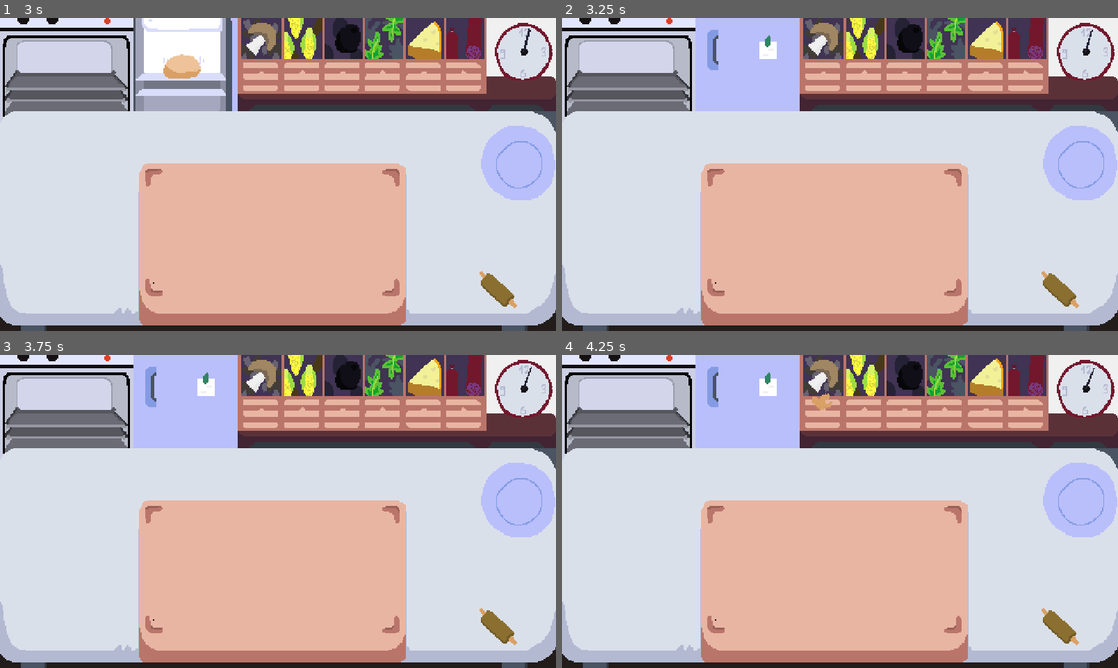
Above: before the commit, frames 1-4 (two rows, left to right).
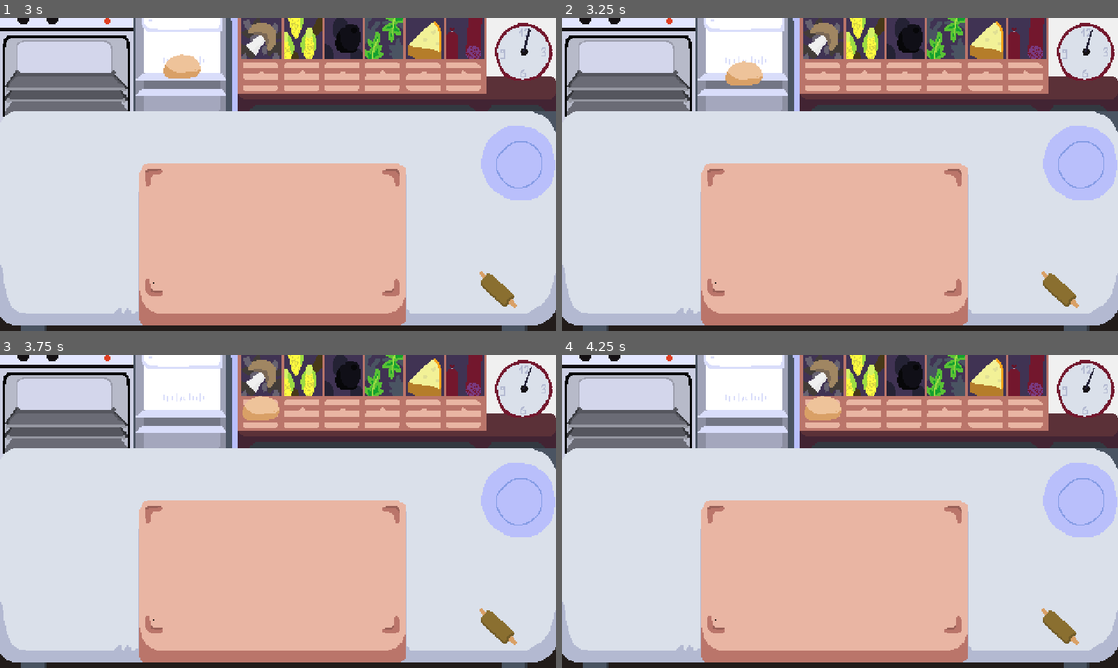
Above: after the commit, the same moments.

Repository: martindzejky/pizza-game
Game: Godot game, scene res://scenes/start.tscn
The game is run twice, just before and just after one commit, with the same random seed, the same clock (stepped at 60 frames per second) and the same inputs.
Inputs (mouse positions are in pixels of both pictures, inside the frame that each line leads up to):
- Up to frame 1 (3 s): click "Start" at 0.5 s; tap Enter at 1.25 s; move the mouse to (66, 64) at 1.27 s; click (66, 64) at 1.42 s; move the mouse to (183, 64) at 2.02 s; click (183, 64) at 2.17 s; tap Space at 2.75 s; move the mouse to (183, 68) at 2.77 s; click (183, 68) at 2.92 s
- Up to frame 2 (3.25 s): no input
- Up to frame 3 (3.75 s): tap Enter at 3.5 s; move the mouse to (261, 401) at 3.52 s; click (261, 401) at 3.67 s
- Up to frame 4 (4.25 s): no input

Frame 1 is identical in both runs. In frame 2, 5.1% of the frame differs, in the area x 24-42%, y 0-30%; in frame 3, 5.4%; in frame 4, 5.5%, in the area x 24-51%, y 0-30%.

Commit message:
implement all ingredients

Diff:
--- /dev/null
+++ b/objects/ingredients/cheese.tscn
@@ -0,0 +1,9 @@
+[gd_scene load_steps=3 format=3 uid="uid://btss4yon75m3i"]
+
+[ext_resource type="PackedScene" uid="uid://djhnnfa4vlyvy" path="res://objects/ingredients/ingredient.tscn" id="1_o1pux"]
+[ext_resource type="Texture2D" uid="uid://di4juphvm5btp" path="res://sprites/cheese.png" id="2_idjv7"]
+
+[node name="cheese" groups=["cheese"] instance=ExtResource("1_o1pux")]
+
+[node name="sprite" parent="." index="0"]
+texture = ExtResource("2_idjv7")
--- /dev/null
+++ b/objects/ingredients/corn.tscn
@@ -0,0 +1,9 @@
+[gd_scene load_steps=3 format=3 uid="uid://dkbmbeblbronj"]
+
+[ext_resource type="PackedScene" uid="uid://djhnnfa4vlyvy" path="res://objects/ingredients/ingredient.tscn" id="1_tcgfg"]
+[ext_resource type="Texture2D" uid="uid://dowsu2vsbgsu2" path="res://sprites/corn.png" id="2_o3l7e"]
+
+[node name="corn" groups=["corn"] instance=ExtResource("1_tcgfg")]
+
+[node name="sprite" parent="." index="0"]
+texture = ExtResource("2_o3l7e")
--- a/objects/mushroom/mushroom.tscn
+++ b/objects/ingredients/ingredient.tscn
@@ -1,16 +1,16 @@
-[gd_scene load_steps=4 format=3 uid="uid://4nv348kfwqsq"]
+[gd_scene load_steps=4 format=3 uid="uid://djhnnfa4vlyvy"]
 
-[ext_resource type="Script" path="res://objects/mushroom/mushroom.gd" id="1_y36d4"]
-[ext_resource type="Texture2D" uid="uid://bfukq7miagkve" path="res://sprites/mushroom.png" id="2_d5b08"]
+[ext_resource type="Script" path="res://objects/ingredients/mushroom.gd" id="1_sbffm"]
+[ext_resource type="Texture2D" uid="uid://bfukq7miagkve" path="res://sprites/mushroom.png" id="2_ccehe"]
 
 [sub_resource type="CircleShape2D" id="CircleShape2D_uv58m"]
 radius = 10.0499
 
-[node name="mushroom" type="Node2D" groups=["ingredient", "mushroom"]]
-script = ExtResource("1_y36d4")
+[node name="ingredient" type="Node2D" groups=["ingredient"]]
+script = ExtResource("1_sbffm")
 
 [node name="sprite" type="Sprite2D" parent="."]
-texture = ExtResource("2_d5b08")
+texture = ExtResource("2_ccehe")
 
 [node name="clickArea" type="Area2D" parent="."]
 monitoring = false
--- /dev/null
+++ b/objects/ingredients/mushroom.tscn
@@ -0,0 +1,5 @@
+[gd_scene load_steps=2 format=3 uid="uid://cxs3415am8mfp"]
+
+[ext_resource type="PackedScene" uid="uid://djhnnfa4vlyvy" path="res://objects/ingredients/ingredient.tscn" id="1_3v1m7"]
+
+[node name="mushroom" groups=["mushroom"] instance=ExtResource("1_3v1m7")]
--- /dev/null
+++ b/objects/ingredients/olive.tscn
@@ -0,0 +1,9 @@
+[gd_scene load_steps=3 format=3 uid="uid://ddnarasqey1fu"]
+
+[ext_resource type="PackedScene" uid="uid://djhnnfa4vlyvy" path="res://objects/ingredients/ingredient.tscn" id="1_i5tls"]
+[ext_resource type="Texture2D" uid="uid://c0gc6u00h2raf" path="res://sprites/olive.png" id="2_ggc5e"]
+
+[node name="olive" groups=["olive"] instance=ExtResource("1_i5tls")]
+
+[node name="sprite" parent="." index="0"]
+texture = ExtResource("2_ggc5e")
--- /dev/null
+++ b/objects/ingredients/rukola.tscn
@@ -0,0 +1,9 @@
+[gd_scene load_steps=3 format=3 uid="uid://blwk8duhcsvmu"]
+
+[ext_resource type="PackedScene" uid="uid://djhnnfa4vlyvy" path="res://objects/ingredients/ingredient.tscn" id="1_bd46f"]
+[ext_resource type="Texture2D" uid="uid://b2e1jn1vyoa2f" path="res://sprites/rukola.png" id="2_h5qhk"]
+
+[node name="rukola" groups=["rukola"] instance=ExtResource("1_bd46f")]
+
+[node name="sprite" parent="." index="0"]
+texture = ExtResource("2_h5qhk")
--- /dev/null
+++ b/objects/ingredients/salam.tscn
@@ -0,0 +1,9 @@
+[gd_scene load_steps=3 format=3 uid="uid://bpfs8o86rhkqy"]
+
+[ext_resource type="PackedScene" uid="uid://djhnnfa4vlyvy" path="res://objects/ingredients/ingredient.tscn" id="1_illar"]
+[ext_resource type="Texture2D" uid="uid://dtsk6pv1bpbn2" path="res://sprites/salam.png" id="2_ibdir"]
+
+[node name="salam" groups=["salam"] instance=ExtResource("1_illar")]
+
+[node name="sprite" parent="." index="0"]
+texture = ExtResource("2_ibdir")
--- a/objects/mushroom-box/mushroom-box.gd
+++ b/objects/mushroom-box/mushroom-box.gd
@@ -1,4 +1,4 @@
-extends Node2D
+extends Sprite2D
 
 
 @export var ingredient: PackedScene
--- a/objects/mushroom-box/mushroom-box.tscn
+++ b/objects/mushroom-box/mushroom-box.tscn
@@ -1,7 +1,7 @@
-[gd_scene load_steps=4 format=3 uid="uid://dn7bu1xyy7y4y"]
+[gd_scene load_steps=4 format=3]
 
 [ext_resource type="Script" path="res://objects/mushroom-box/mushroom-box.gd" id="2_i2of8"]
-[ext_resource type="PackedScene" uid="uid://4nv348kfwqsq" path="res://objects/mushroom/mushroom.tscn" id="3_uop2w"]
+[ext_resource type="PackedScene" path="res://objects/ingredients/ingredient.tscn" id="3_uop2w"]
 
 [sub_resource type="RectangleShape2D" id="RectangleShape2D_yt4ro"]
 size = Vector2(40, 80)
--- a/scenes/level.tscn
+++ b/scenes/level.tscn
@@ -1,12 +1,18 @@
-[gd_scene load_steps=8 format=3 uid="uid://dehfhkt6r8u7n"]
+[gd_scene load_steps=14 format=3 uid="uid://dehfhkt6r8u7n"]
 
 [ext_resource type="PackedScene" uid="uid://b8eyata53lsrj" path="res://objects/clock/clock.tscn" id="1_pib6w"]
 [ext_resource type="PackedScene" uid="uid://db820lg5ebwsq" path="res://objects/oven/oven.tscn" id="1_v5n6d"]
 [ext_resource type="Script" path="res://scripts/reset-pizzas.gd" id="1_ybgt5"]
 [ext_resource type="PackedScene" uid="uid://dhrhb8gv5s7nu" path="res://objects/fridge/fridge.tscn" id="2_i6w8l"]
-[ext_resource type="PackedScene" uid="uid://dn7bu1xyy7y4y" path="res://objects/mushroom-box/mushroom-box.tscn" id="3_x8ajh"]
+[ext_resource type="PackedScene" path="res://objects/mushroom-box/mushroom-box.tscn" id="3_x8ajh"]
 [ext_resource type="PackedScene" uid="uid://dwx6pe72g61d1" path="res://objects/table/table.tscn" id="4_tetf8"]
 [ext_resource type="Texture2D" uid="uid://dce13dywqd8my" path="res://sprites/boxes.png" id="5_2qcfs"]
+[ext_resource type="PackedScene" uid="uid://cxs3415am8mfp" path="res://objects/ingredients/mushroom.tscn" id="7_t30ub"]
+[ext_resource type="PackedScene" uid="uid://dkbmbeblbronj" path="res://objects/ingredients/corn.tscn" id="8_3uish"]
+[ext_resource type="PackedScene" uid="uid://ddnarasqey1fu" path="res://objects/ingredients/olive.tscn" id="9_ws6b4"]
+[ext_resource type="PackedScene" uid="uid://blwk8duhcsvmu" path="res://objects/ingredients/rukola.tscn" id="10_at2mo"]
+[ext_resource type="PackedScene" uid="uid://btss4yon75m3i" path="res://objects/ingredients/cheese.tscn" id="11_2f2mh"]
+[ext_resource type="PackedScene" uid="uid://bpfs8o86rhkqy" path="res://objects/ingredients/salam.tscn" id="12_5byhq"]
 
 [node name="level" type="Node"]
 script = ExtResource("1_ybgt5")
@@ -36,7 +42,28 @@
 texture = ExtResource("5_2qcfs")
 centered = false
 
-[node name="mushroom-box" parent="top/boxes" instance=ExtResource("3_x8ajh")]
+[node name="mushroom" parent="top/boxes" instance=ExtResource("3_x8ajh")]
+ingredient = ExtResource("7_t30ub")
+
+[node name="corn" parent="top/boxes" instance=ExtResource("3_x8ajh")]
+position = Vector2(36, 0)
+ingredient = ExtResource("8_3uish")
+
+[node name="olive" parent="top/boxes" instance=ExtResource("3_x8ajh")]
+position = Vector2(71, 0)
+ingredient = ExtResource("9_ws6b4")
+
+[node name="rukola" parent="top/boxes" instance=ExtResource("3_x8ajh")]
+position = Vector2(107, 0)
+ingredient = ExtResource("10_at2mo")
+
+[node name="cheese" parent="top/boxes" instance=ExtResource("3_x8ajh")]
+position = Vector2(143, 0)
+ingredient = ExtResource("11_2f2mh")
+
+[node name="salam" parent="top/boxes" instance=ExtResource("3_x8ajh")]
+position = Vector2(176, 0)
+ingredient = ExtResource("12_5byhq")
 
 [node name="table" parent="." instance=ExtResource("4_tetf8")]
 position = Vector2(0, 80)
Renamed: objects/mushroom/mushroom.gd -> objects/ingredients/mushroom.gd
Binary file added: sprites/cheese.png
Not shown, added: sprites/cheese.png.import
Binary file added: sprites/corn.png
Not shown, added: sprites/corn.png.import
Binary file changed: sprites/mushroom.png
Binary file added: sprites/olive.png
Not shown, added: sprites/olive.png.import
Binary file added: sprites/rukola.png
Not shown, added: sprites/rukola.png.import
Binary file added: sprites/salam.png
Not shown, added: sprites/salam.png.import
